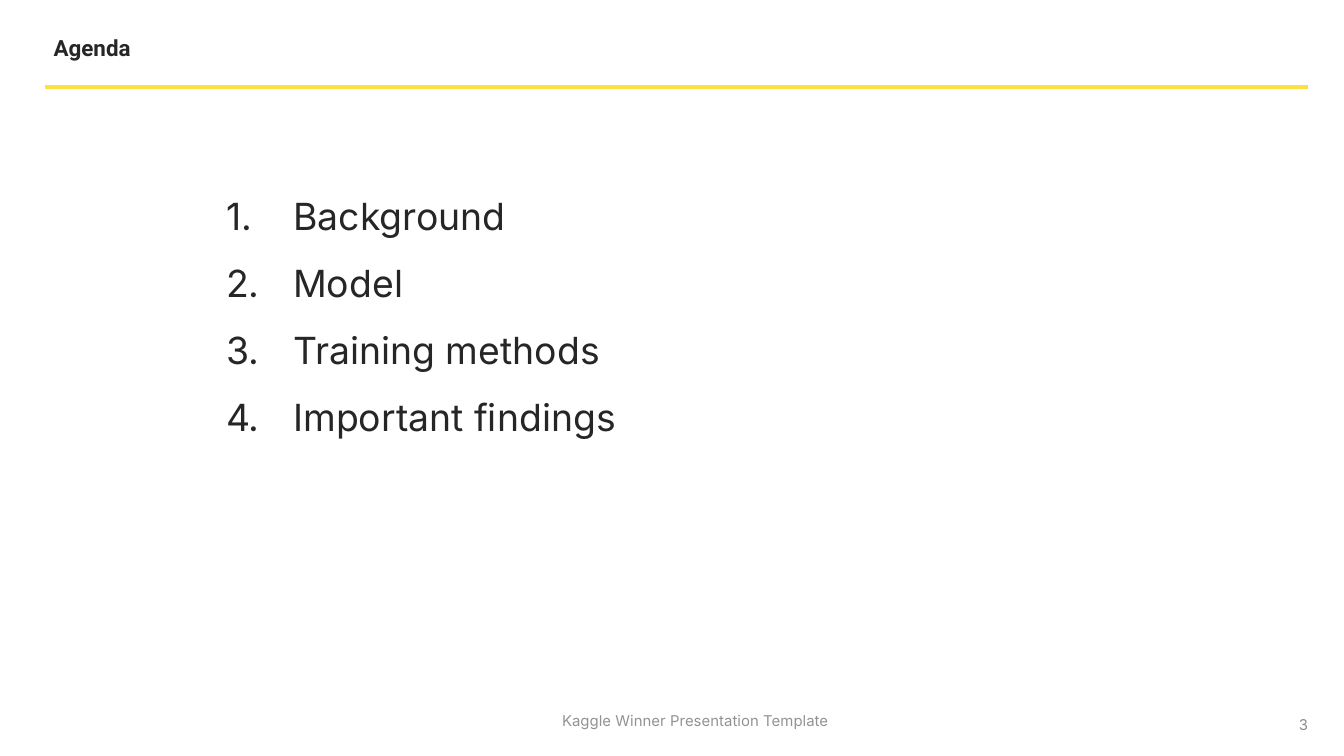
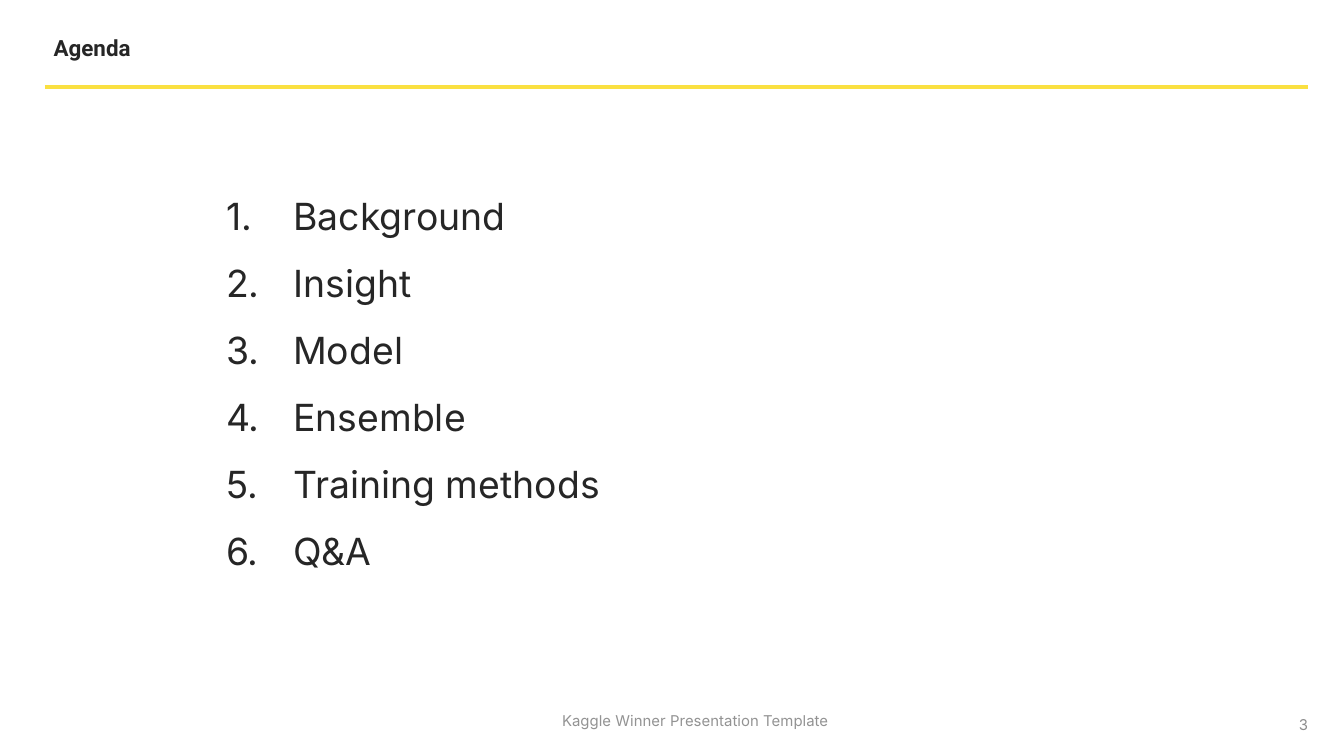
Before and after one commit to 610265158/HMS-eeg-comp, a slide deck: slide 3 of Kaggle Winner Call Template.pptx. Drawn at 1344x756 pixels with LibreOffice and Linux fonts; fonts in the diff are those of the drawing; background and template pictures are left out. Boxes give left, top, right and bottom in pixels: in the first picture for what was removed or moved away, otherwise in the second. Text is boxed around its words. In the diff, an @@ line names an element or a change of style, - is before the commit and + after.

```diff
--- a/Kaggle Winner Call Template.pptx
+++ b/Kaggle Winner Call Template.pptx
@@ text at (293, 269, 411, 305): paragraph added @@
+2. Insight
@@ text at (293, 404, 466, 432): paragraph added @@
+4. Ensemble
@@ text at (293, 537, 371, 568): text changed @@
-4. Important findings
+6. Q&A
```
Also in this commit, not shown: 10 other slides changed, 7 slides added, 3 slides removed.
